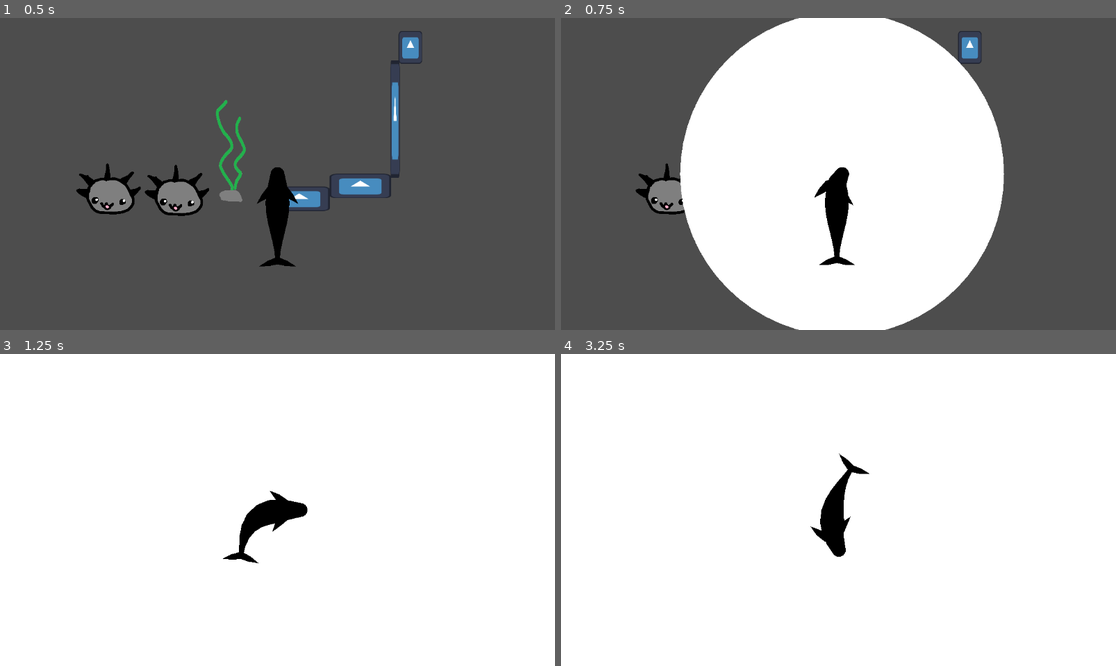
Above: before the commit, frames 1-4 (two rows, left to right).
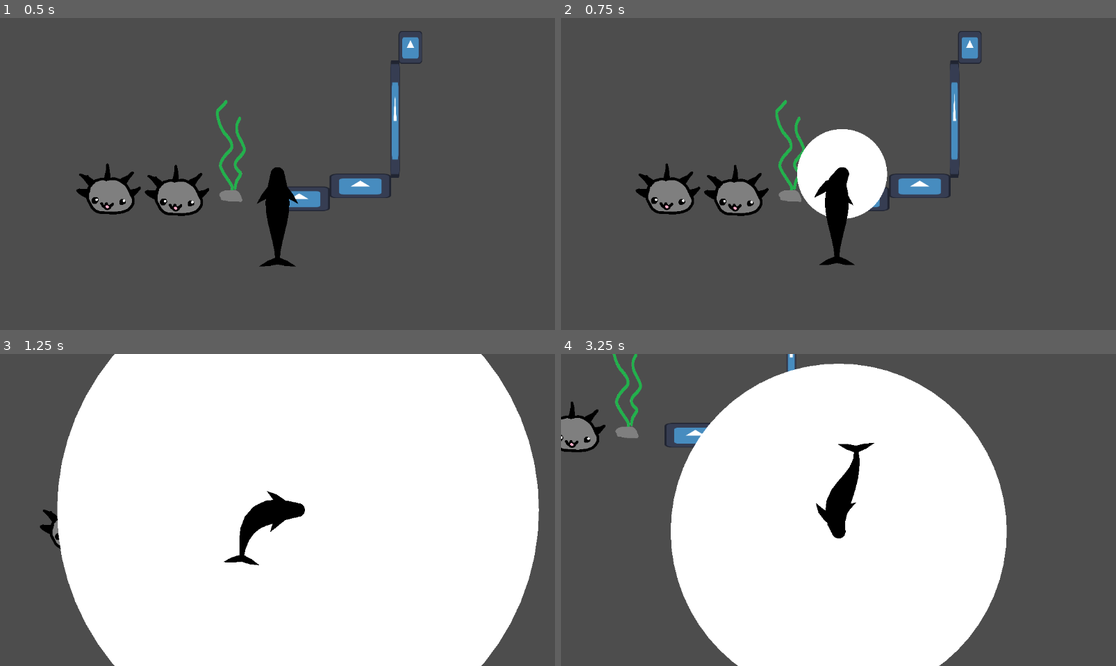
Above: after the commit, the same moments.

Repository: maedi05/whale-game-prototype
Game: Godot game, scene res://Scenes/test_level_1.tscn
Two runs of this game, one before a commit and one after it. Both use one fixed random seed, a clock stepped at 60 frames per second and the inputs below. The engine's default icon, where the game draws it, is replaced by a stand-in: a white triangle on a blue panel in a dark square.
Inputs (mouse positions are in pixels of both pictures, inside the frame that each line leads up to):
- Up to frame 1 (0.5 s): no input
- Up to frame 2 (0.75 s): tap Enter at 0.5 s; move the mouse to (960, 158) at 0.52 s; press the mouse at (960, 158) at 0.53 s; hold D (right) from 0.53 s (still down)
- Up to frame 3 (1.25 s): keep holding D (right); tap Space (jump) at 0.77 s
- Up to frame 4 (3.25 s): move the mouse to (727, 525) at 1.27 s; release the mouse at (727, 525) at 1.28 s; tap Ctrl (dash) at 1.35 s; tap Space (jump) at 1.52, 3.02 s; click (727, 525) at 1.55 s; move the mouse to (894, 441) at 2.02 s; release D (right) at 2.03 s; hold A (left) 2.03-2.78 s; hold Shift (run) 2.03-2.78 s; click (894, 441) at 2.3 s; move the mouse to (810, 572) at 2.77 s; hold D (right) from 2.78 s (still down); click (810, 572) at 2.85 s

Frame 1 is identical in both runs. In frame 2, 43% of the frame differs, in the area x 21-80%, y 0-100%; in frame 3, 20%; in frame 4, 52%, in the area x 0-100%, y 0-100%.

Commit message:
code cleanup

Diff:
--- a/Scenes/whale.tscn
+++ b/Scenes/whale.tscn
@@ -20,8 +20,8 @@
 fin_angle = 0.3
 max_turn_speed = 3.5
 friction = 0.19
-max_speed = 500.0
-circle_max_radius = 1800.0
+max_speed = 270.0
+circle_max_radius = 500.0
 circle_grow_duration = 0.6
 circle_cooldown = 0.6
 
--- a/whale.gd
+++ b/whale.gd
@@ -1,6 +1,6 @@
 extends Node2D
 
-# --- ORIGINAL BODY & LIMB VARIABLES ---
+# ---- Nodes ----
 @onready var body: Line2D = $body
 @onready var limb_left: Line2D = $limb_left
 @onready var limb_right: Line2D = $limb_right
@@ -8,183 +8,50 @@
 @onready var fin_left: Line2D = $fin_left
 @onready var fin_right: Line2D = $fin_right
 
-@export var radius :int = 20
-@export var fin_radius :int = 20
-@export var fin_pos :int = 9
-@export var limb_angle :float = 0.8
-@export var fin_angle :float = 0.8
-
-@export var max_turn_speed : float = 3.0
-@export_range(0.0, 1000.0, 10.0) var acceleration : float = 500.0
-@export_range(0.0, 1.0, 0.01) var friction : float = 0.92
-@export_range(0.0, 500.0, 10.0) var max_speed : float = 250.0
-
-var current_velocity : Vector2 = Vector2.ZERO
-var head_dir : Vector2 = Vector2.UP          # <-- facing upward initially
-
-# --- NEW: CIRCLE ATTACK VARIABLES ---
+# ---- Exported parameters ----
+@export var radius: int = 20
+@export var fin_radius: int = 20
+@export var fin_pos: int = 9
+@export var limb_angle: float = 0.8
+@export var fin_angle: float = 0.8
+
+@export var max_turn_speed: float = 3.0
+@export_range(0.0, 1000.0, 10.0) var acceleration: float = 500.0
+@export_range(0.0, 1.0, 0.01) var friction: float = 0.92
+@export_range(0.0, 500.0, 10.0) var max_speed: float = 250.0
+
+# ---- Circle attack ----
 @export var circle_color: Color = Color.WHITE
 @export var circle_max_radius: float = 200.0
 @export var circle_grow_duration: float = 3.0
 @export var circle_fade_duration: float = 1.0
 @export var circle_cooldown: float = 1.0
-@export var circle_attach_point: int = 0   # body_pts index (0 = head)
-
-# State
+@export var circle_attach_point: int = 0
+
+var velocity: Vector2 = Vector2.ZERO
+var heading: Vector2 = Vector2.UP
+
+# Circle state
+var circle_active: bool = false
 var circle_radius: float = 0.0
 var circle_alpha: float = 0.0
-var circle_active: bool = false
-var circle_can_trigger: bool = true
+var can_trigger_circle: bool = true
+var circle_tween: Tween
 var circle_cooldown_timer: Timer
-var circle_tween: Tween
 
 func _ready():
-	# --- BODY: upright, head at (0,0), tail downward ---
-	var base_body_pts = body.points
-	for i in range(base_body_pts.size()):
-		base_body_pts[i] = Vector2(0.0, i * radius)
-	body.points = base_body_pts
-
-	# --- LEFT LIMB (pectoral) ---
-	var base_l_limb = limb_left.points
-	for i in range(base_l_limb.size()):
-		base_l_limb[i] = Vector2(-10.0, i * radius)
-	limb_left.points = base_l_limb
-
-	# --- RIGHT LIMB (pectoral) ---
-	var base_r_limb = limb_right.points
-	for i in range(base_r_limb.size()):
-		base_r_limb[i] = Vector2(10.0, i * radius)
-	limb_right.points = base_r_limb
-
-	# --- TAIL BASE (fin) ---
-	var base_fin = fin.points
-	for i in range(base_fin.size()):
-		base_fin[i] = Vector2(0.0, (fin_pos + i) * radius)
-	fin.points = base_fin
-
-	# --- LEFT FLUKE (tail lobe) ---
-	var base_l_fin = fin_left.points
-	for i in range(base_l_fin.size()):
-		base_l_fin[i] = Vector2(-10.0, (fin_pos + i) * radius)
-	fin_left.points = base_l_fin
-
-	# --- RIGHT FLUKE (tail lobe) ---
-	var base_r_fin = fin_right.points
-	for i in range(base_r_fin.size()):
-		base_r_fin[i] = Vector2(10.0, (fin_pos + i) * radius)
-	fin_right.points = base_r_fin
-
-	# Attach roots to the correct body points
-	limb_left.points[0] = body.points[1]
-	limb_right.points[0] = body.points[1]
-	fin.points[0] = body.points[fin_pos]
-	fin_left.points[0] = body.points[fin_pos]
-	fin_right.points[0] = body.points[fin_pos]
-
-	# --- CIRCLE TIMER (unchanged) ---
-	circle_cooldown_timer = Timer.new()
-	circle_cooldown_timer.one_shot = true
-	add_child(circle_cooldown_timer)
-	circle_cooldown_timer.timeout.connect(_on_circle_cooldown_finished)
+	_initialize_geometry()
+	_setup_circle_timer()
 
 func _process(delta: float):
-	# Use duplicate() for safety – no more Array type errors
-	var body_pts = body.points.duplicate()
-	var lb_lf_pts = limb_left.points.duplicate()
-	var lb_rf_pts = limb_right.points.duplicate()
-	var fin_pts = fin.points.duplicate()
-	var fin_l_pts = fin_left.points.duplicate()
-	var fin_r_pts = fin_right.points.duplicate()
-
-	# --- 1. INPUT & VELOCITY UPDATE ---
-	var move_input = Vector2(
-		Input.get_action_strength("right") - Input.get_action_strength("left"),
-		Input.get_action_strength("down") - Input.get_action_strength("up")
-	)
-
-	if move_input != Vector2.ZERO:
-		var target_dir = move_input.normalized()
-		if current_velocity.length() > 0.1:
-			var vel_dir = current_velocity.normalized()
-			var angle_diff = vel_dir.angle_to(target_dir)
-			var max_angle = max_turn_speed * delta
-			if abs(angle_diff) > max_angle:
-				angle_diff = sign(angle_diff) * max_angle
-			current_velocity = current_velocity.rotated(angle_diff)
-			head_dir = current_velocity.normalized()
-		else:
-			head_dir = target_dir
-		current_velocity += head_dir * acceleration * delta
-		if current_velocity.length() > max_speed:
-			current_velocity = current_velocity.normalized() * max_speed
-	else:
-		var damping = pow(friction, delta)
-		current_velocity *= damping
-		if current_velocity.length() < 0.1:
-			current_velocity = Vector2.ZERO
-		if current_velocity.length() > 0:
-			head_dir = current_velocity.normalized()
-
-	# 1. Move the whole node in global space (camera follows)
-	global_position += current_velocity * delta
-
-	# 2. Move the head locally (creates the tail‑drag effect)
-	body_pts[0] += current_velocity * delta
-
-	# --- 2. BODY CHAIN ---
-	for i in range(1, body_pts.size()):
-		body_pts[i] = body_pts[i - 1] + (body_pts[i] - body_pts[i - 1]).limit_length(radius)
-
-	# Shift the whole body so the head stays at (0,0) local
-	var offset_to_zero = body_pts[0] - Vector2.ZERO
-	for i in range(body_pts.size()):
-		body_pts[i] -= offset_to_zero
-
-	body.points = body_pts
-
-	# --- 3. PECTORAL LIMBS ---
-	lb_lf_pts[0] = body_pts[1]
-	lb_rf_pts[0] = body_pts[1]
-	for i in range(1, lb_lf_pts.size()):
-		var body_dir = (body_pts[i] - body_pts[i - 1]).normalized()
-		var offset_dir = body_dir.rotated(-limb_angle)
-		lb_lf_pts[i] = lb_lf_pts[i - 1] + offset_dir * radius
-	limb_left.points = lb_lf_pts
-
-	for i in range(1, lb_rf_pts.size()):
-		var body_dir = (body_pts[i] - body_pts[i - 1]).normalized()
-		var offset_dir = body_dir.rotated(limb_angle)
-		lb_rf_pts[i] = lb_rf_pts[i - 1] + offset_dir * radius
-	limb_right.points = lb_rf_pts
-
-	# --- 4. TAIL BASE ---
-	fin_pts[0] = body_pts[fin_pos]
-	for i in range(1, fin_pts.size()):
-		fin_pts[i] = fin_pts[i - 1] + (fin_pts[i] - fin_pts[i - 1]).limit_length(radius)
-	fin.points = fin_pts
-
-	# --- 5. TAIL FLUKES ---
-	var tail_base = body_pts[fin_pos]
-	var tail_dir = (body_pts[fin_pos] - body_pts[fin_pos - 1]).normalized()
-
-	fin_l_pts[0] = tail_base
-	var left_lobe_dir = tail_dir.rotated(-PI/2 + fin_angle)
-	for i in range(1, fin_l_pts.size()):
-		fin_l_pts[i] = fin_l_pts[i-1] + left_lobe_dir * fin_radius
-	fin_left.points = fin_l_pts
-
-	fin_r_pts[0] = tail_base
-	var right_lobe_dir = tail_dir.rotated(PI/2 - fin_angle)
-	for i in range(1, fin_r_pts.size()):
-		fin_r_pts[i] = fin_r_pts[i-1] + right_lobe_dir * fin_radius
-	fin_right.points = fin_r_pts
-
-	# --- REDRAW CIRCLE IF ACTIVE ---
+	_update_movement(delta)
+	_update_body(delta)
+	_update_limbs()
+	_update_tail()
+
 	if circle_active:
 		queue_redraw()
 
-# --- DRAW THE CIRCLE AT THE ATTACHED POINT ---
 func _draw():
 	if not circle_active:
 		return
@@ -192,14 +59,148 @@
 	var color = Color(circle_color.r, circle_color.g, circle_color.b, circle_alpha)
 	draw_circle(attach_pos, circle_radius, color)
 
-# --- INPUT HANDLING ---
-func _input(event):
-	if event.is_action_pressed("shoot") and circle_can_trigger:
-		start_circle_attack()
-
-# --- CIRCLE ATTACK LOGIC ---
-func start_circle_attack():
-	circle_can_trigger = false
+func _input(event: InputEvent):
+	if event.is_action_pressed("shoot") and can_trigger_circle:
+		_start_circle_attack()
+
+# ----- Initialisation helpers -----
+func _initialize_geometry():
+	# Body: upright, head at (0,0), points spaced by radius
+	var pts = body.points
+	for i in pts.size():
+		pts[i] = Vector2(0, i * radius)
+	body.points = pts
+
+	# Set up all other chains using the helper
+	_init_chain(limb_left, -10.0)
+	_init_chain(limb_right, 10.0)
+	_init_chain(fin, 0.0, fin_pos)
+	_init_chain(fin_left, -10.0, fin_pos)
+	_init_chain(fin_right, 10.0, fin_pos)
+
+	# Attach roots to corresponding body points
+	limb_left.points[0] = body.points[1]
+	limb_right.points[0] = body.points[1]
+	fin.points[0] = body.points[fin_pos]
+	fin_left.points[0] = body.points[fin_pos]
+	fin_right.points[0] = body.points[fin_pos]
+
+# Helper to set a straight chain along the body axis
+func _init_chain(line: Line2D, x_offset: float, start_index: int = 0):
+	var p = line.points
+	for i in p.size():
+		p[i] = Vector2(x_offset, (start_index + i) * radius)
+	line.points = p
+
+func _setup_circle_timer():
+	circle_cooldown_timer = Timer.new()
+	circle_cooldown_timer.one_shot = true
+	add_child(circle_cooldown_timer)
+	circle_cooldown_timer.timeout.connect(_on_circle_cooldown_finished)
+
+# ----- Movement -----
+func _update_movement(delta: float):
+	var input = Vector2(
+		Input.get_action_strength("right") - Input.get_action_strength("left"),
+		Input.get_action_strength("down") - Input.get_action_strength("up")
+	)
+
+	if input != Vector2.ZERO:
+		var target = input.normalized()
+		if velocity.length() > 0.1:
+			var angle_diff = velocity.normalized().angle_to(target)
+			var max_angle = max_turn_speed * delta
+			if abs(angle_diff) > max_angle:
+				angle_diff = sign(angle_diff) * max_angle
+			velocity = velocity.rotated(angle_diff)
+			heading = velocity.normalized()
+		else:
+			heading = target
+		velocity += heading * acceleration * delta
+		velocity = velocity.limit_length(max_speed)
+	else:
+		velocity *= pow(friction, delta)
+		if velocity.length() < 0.1:
+			velocity = Vector2.ZERO
+		if velocity.length() > 0:
+			heading = velocity.normalized()
+
+	global_position += velocity * delta
+
+# ----- Body chain (head‑to‑tail) -----
+func _update_body(delta: float):
+	var pts = body.points.duplicate()
+
+	# Move the head (index 0) according to velocity (creates tail‑drag)
+	pts[0] += velocity * delta
+
+	# Constrain each segment to length = radius
+	for i in range(1, pts.size()):
+		var dir = pts[i] - pts[i - 1]
+		if dir.length() > radius:
+			pts[i] = pts[i - 1] + dir.normalized() * radius
+
+	# Shift so head stays at local (0,0)
+	var offset = pts[0]
+	for i in pts.size():
+		pts[i] -= offset
+
+	body.points = pts
+
+# ----- Limbs (pectoral fins) -----
+func _update_limbs():
+	var body_pts = body.points
+	var root_idx = 1  # attached to body point 1
+
+	_update_pectoral(limb_left, body_pts, root_idx, -limb_angle)
+	_update_pectoral(limb_right, body_pts, root_idx, limb_angle)
+
+func _update_pectoral(line: Line2D, body_pts: PackedVector2Array, root_idx: int, angle_offset: float):
+	var pts = line.points.duplicate()
+	pts[0] = body_pts[root_idx]
+
+	for i in range(1, pts.size()):
+		var body_dir = (body_pts[i] - body_pts[i - 1]).normalized()
+		var dir = body_dir.rotated(angle_offset)
+		pts[i] = pts[i - 1] + dir * radius
+
+	line.points = pts
+
+# ----- Tail (base fin + flukes) -----
+func _update_tail():
+	var body_pts = body.points
+	var base_idx = fin_pos
+	var tail_base = body_pts[base_idx]
+	var tail_dir = (body_pts[base_idx] - body_pts[base_idx - 1]).normalized()
+
+	# Tail base (fin) – same as body chain, attached at fin_pos
+	var fin_pts = fin.points.duplicate()
+	fin_pts[0] = tail_base
+	for i in range(1, fin_pts.size()):
+		var dir = fin_pts[i] - fin_pts[i - 1]
+		if dir.length() > radius:
+			fin_pts[i] = fin_pts[i - 1] + dir.normalized() * radius
+	fin.points = fin_pts
+
+	# Left fluke
+	var l_pts = fin_left.points.duplicate()
+	l_pts[0] = tail_base
+	var l_dir = tail_dir.rotated(-PI / 2 + fin_angle)
+	for i in range(1, l_pts.size()):
+		l_pts[i] = l_pts[i - 1] + l_dir * fin_radius
+	fin_left.points = l_pts
+
+	# Right fluke
+	var r_pts = fin_right.points.duplicate()
+	r_pts[0] = tail_base
+	var r_dir = tail_dir.rotated(PI / 2 - fin_angle)
+	for i in range(1, r_pts.size()):
+		r_pts[i] = r_pts[i - 1] + r_dir * fin_radius
+	fin_right.points = r_pts
+
+# ----- Circle attack -----
+func _start_circle_attack():
+	can_trigger_circle = false
 	circle_active = true
 	circle_radius = 0.0
 	circle_alpha = 1.0
@@ -209,9 +210,9 @@
 
 	circle_tween = create_tween()
 	circle_tween.tween_property(self, "circle_radius", circle_max_radius, circle_grow_duration)\
-			.set_trans(Tween.TRANS_QUAD)
+		.set_trans(Tween.TRANS_QUAD)
 	circle_tween.tween_property(self, "circle_alpha", 0.0, circle_fade_duration)\
-			.set_delay(0.1)
+		.set_delay(0.1)
 	circle_tween.tween_callback(_on_circle_fade_finished)
 
 func _on_circle_fade_finished():
@@ -222,4 +223,4 @@
 	circle_cooldown_timer.start(circle_cooldown)
 
 func _on_circle_cooldown_finished():
-	circle_can_trigger = true
+	can_trigger_circle = true
